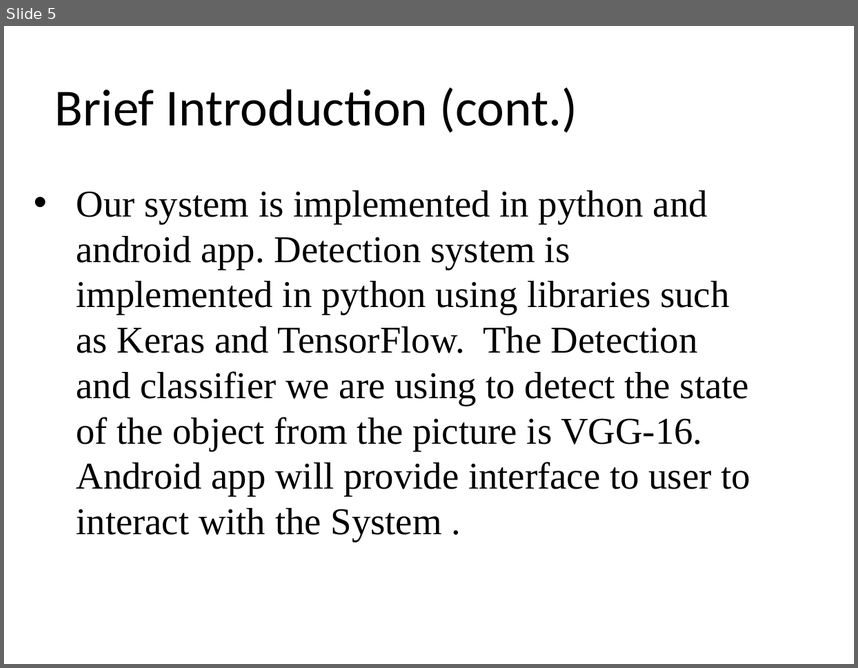
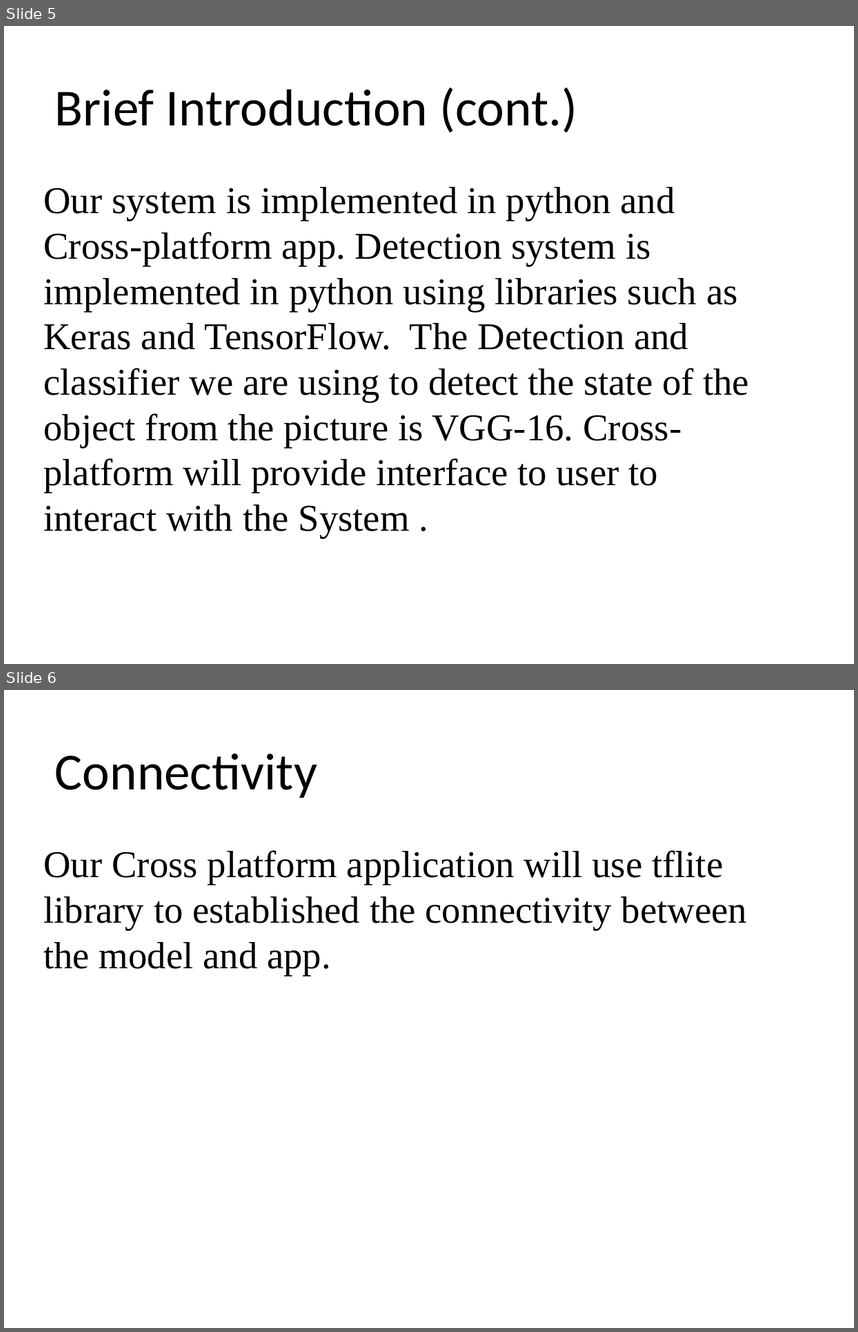
Before and after one commit to BadarSaghir/fyp, a slide deck: 10%/Edited/10 percent_final.pptx. Shown one above the other, each under a label of ours: slide 5 before the commit, slides 5 and 6 after it. The pictures are 858x668 and 858x1332 pixels, drawn with LibreOffice and Linux fonts; fonts in the diff are those of the drawing. Boxes give left, top, right and bottom in pixels: in the first picture for what was removed or moved away, otherwise in the second. Text is boxed around its words. In the diff, an @@ line names an element or a change of style, - is before the commit and + after.

```diff
--- a/10%/Edited/10 percent_final.pptx
+++ b/10%/Edited/10 percent_final.pptx
@@ slide 6 added at (4,690,854,1328), background #FFFFFF @@
@@ text added at (55,753,317,798), 44 pt, text #000000 @@
+Connectivity
@@ text added at (43,850,747,975), 32 pt, text #000000 @@
+Our Cross platform application will use tflite library to established the connectivity between the model and app.
@@ slide 5 changed as well @@
@@ text at (43,187,749,538): text changed @@
-• Our system is implemented in python and android app. Detection system is implemented in python using libraries such as Keras and TensorFlow. The Detection and classifier we are using to detect the state of the object from the picture is VGG-16. Android app will provide interface to user to interact with the System .
+Our system is implemented in python and Cross-platform app. Detection system is implemented in python using libraries such as Keras and TensorFlow. The Detection and classifier we are using to detect the state of the object from the picture is VGG-16. Cross-platform will provide interface to user to interact with the System .
```
Also in this commit, not shown: 4 other slides changed, 2 other files.
